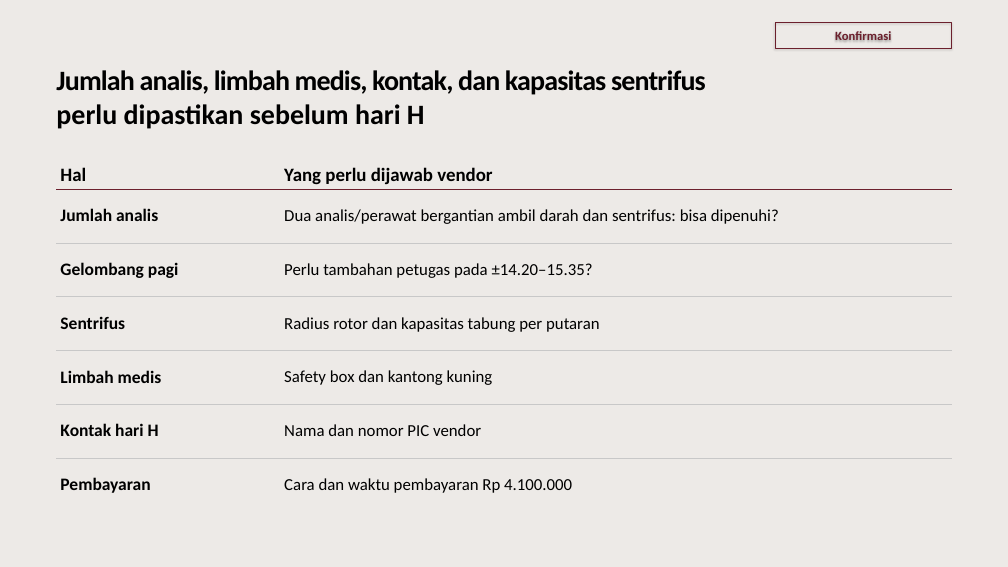
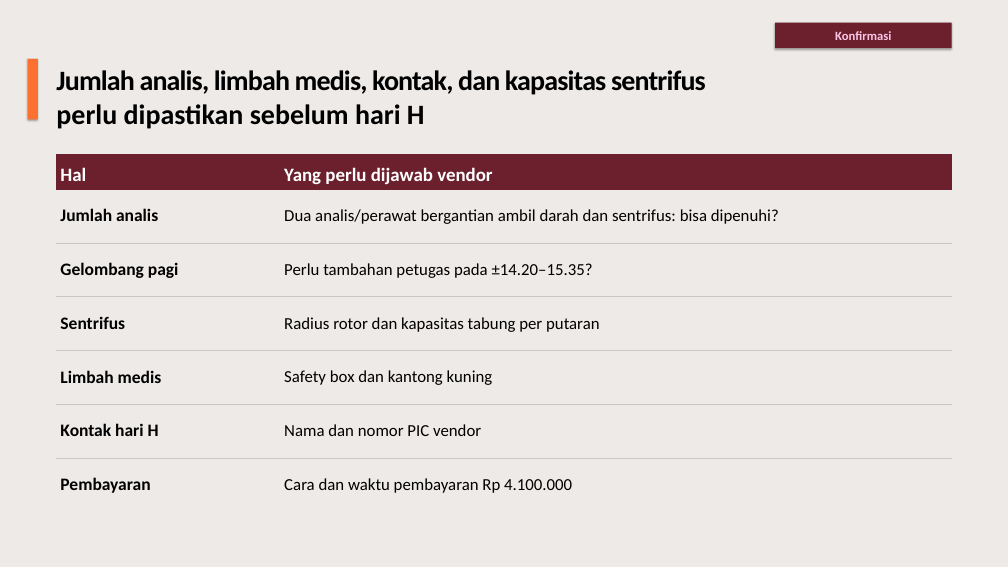
Before and after one commit to myrinne/ClaudeCode-Output, a slide deck: slide 14 of Techmeet Vendor Tesis/Techmeet Vendor - Hari H.pptx. Drawn at 1008x567 pixels with LibreOffice and Linux fonts; fonts in the diff are those of the drawing. Boxes give left, top, right and bottom in pixels: in the first picture for what was removed or moved away, otherwise in the second. Text is boxed around its words. In the diff, an @@ line names an element or a change of style, - is before the commit and + after.

```diff
--- a/Techmeet Vendor Tesis/Techmeet Vendor - Hari H.pptx
+++ b/Techmeet Vendor Tesis/Techmeet Vendor - Hari H.pptx
@@ rectangle "Konfirmasi" at (x1=775, y1=23, x2=952, y2=48): text colour #6C202D to #FDC6E9; fill none to #6C202D; outline #6C202D 0.75 pt to none @@
@@ rectangle added at (x1=28, y1=59, x2=38, y2=119), fill #FE702F @@
@@ table at (x1=56, y1=154, x2=952, y2=512) @@
@@ fill none to #6C202D in row 1 @@
@@ text colour #000000 to #FFFFFF in "Hal", "Yang perlu dijawab vendor" @@
```
Also in this commit, not shown: 9 other slides changed, 1 other file.
